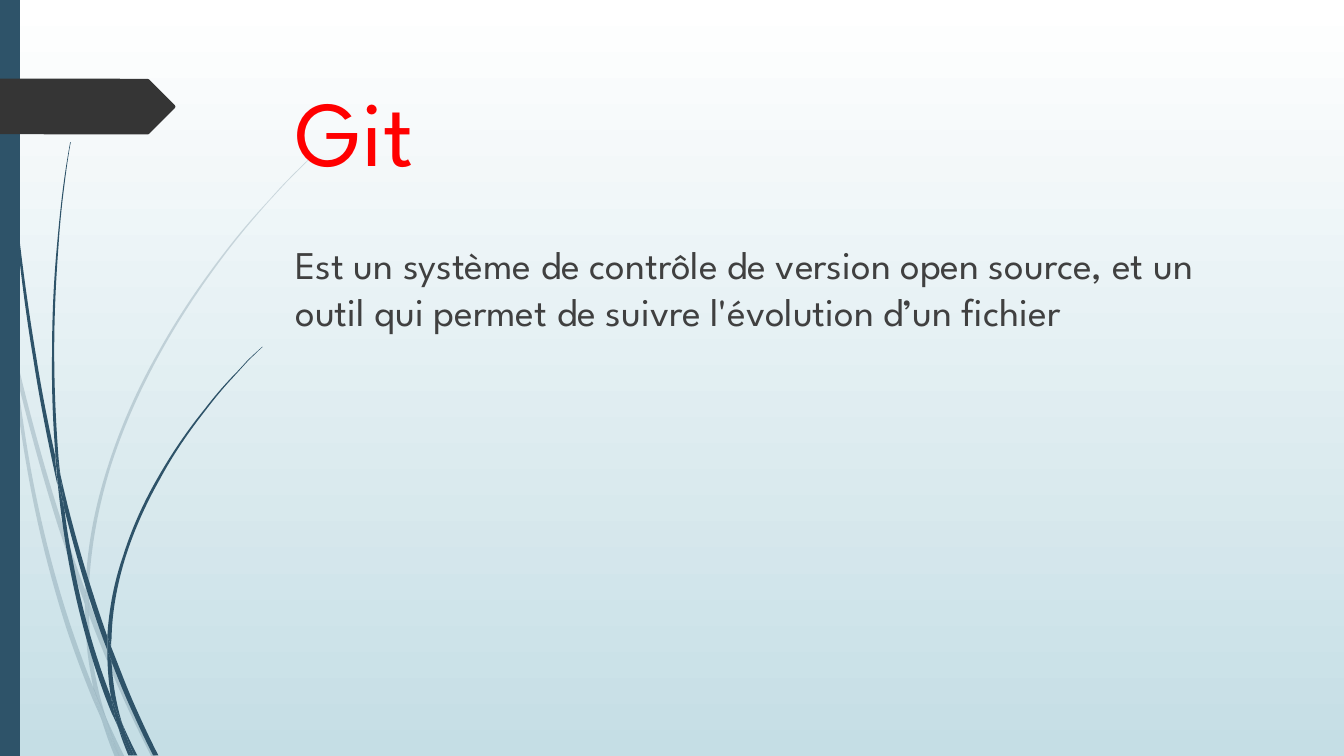
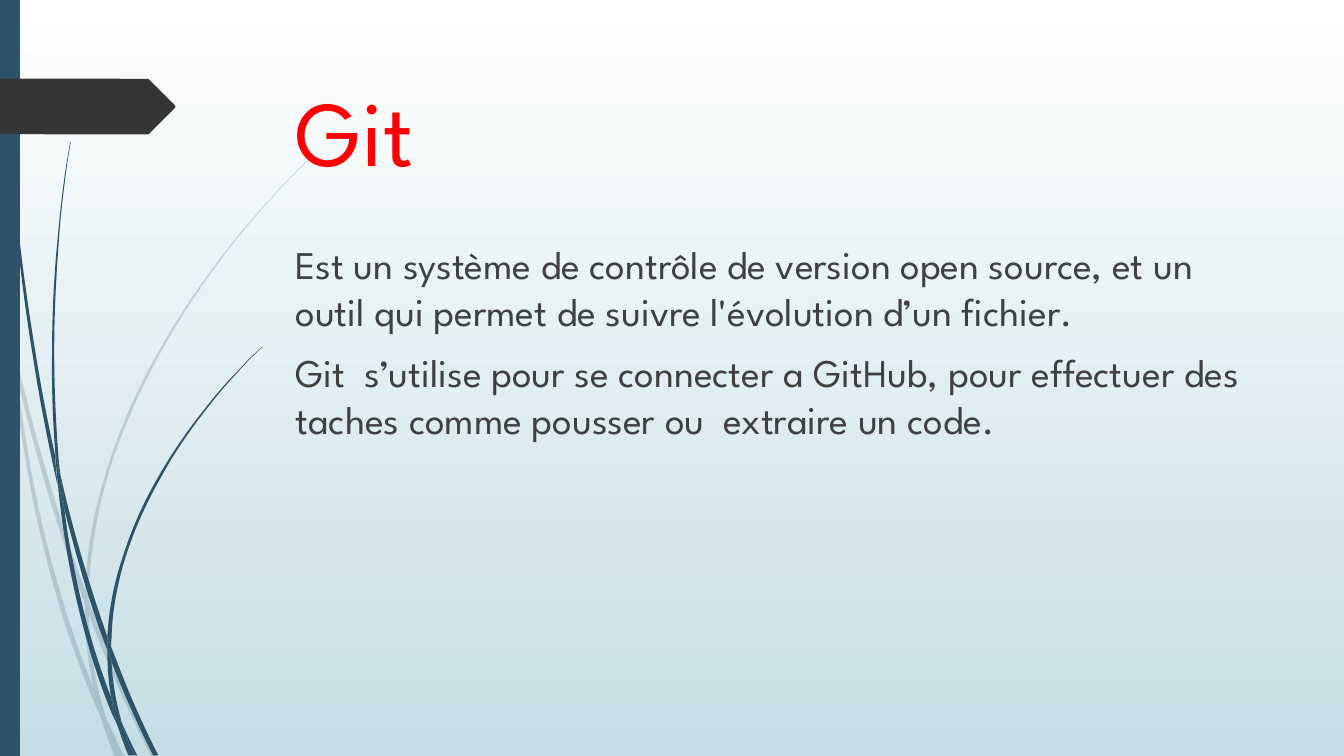
Before and after one commit to Elgountari-Ayoub/learnGit, a slide deck: slide 3 of 1erProjet.odp. Drawn at 1344x756 pixels with LibreOffice and Linux fonts; fonts in the diff are those of the drawing. Boxes give left, top, right and bottom in pixels: in the first picture for what was removed or moved away, otherwise in the second. Text is boxed around its words. In the diff, an @@ line names an element or a change of style, - is before the commit and + after.

Commit message:
modifier la partie git

```diff
--- a/1erProjet.odp
+++ b/1erProjet.odp
@@ text at box(295, 252, 1239, 442): text changed @@
-Est un système de contrôle de version open source, et un outil qui permet de suivre l'évolution d’un fichier
+Est un système de contrôle de version open source, et un outil qui permet de suivre l'évolution d’un fichier.
+Git s’utilise pour se connecter a GitHub, pour effectuer des taches comme pousser ou extraire un code.
```
